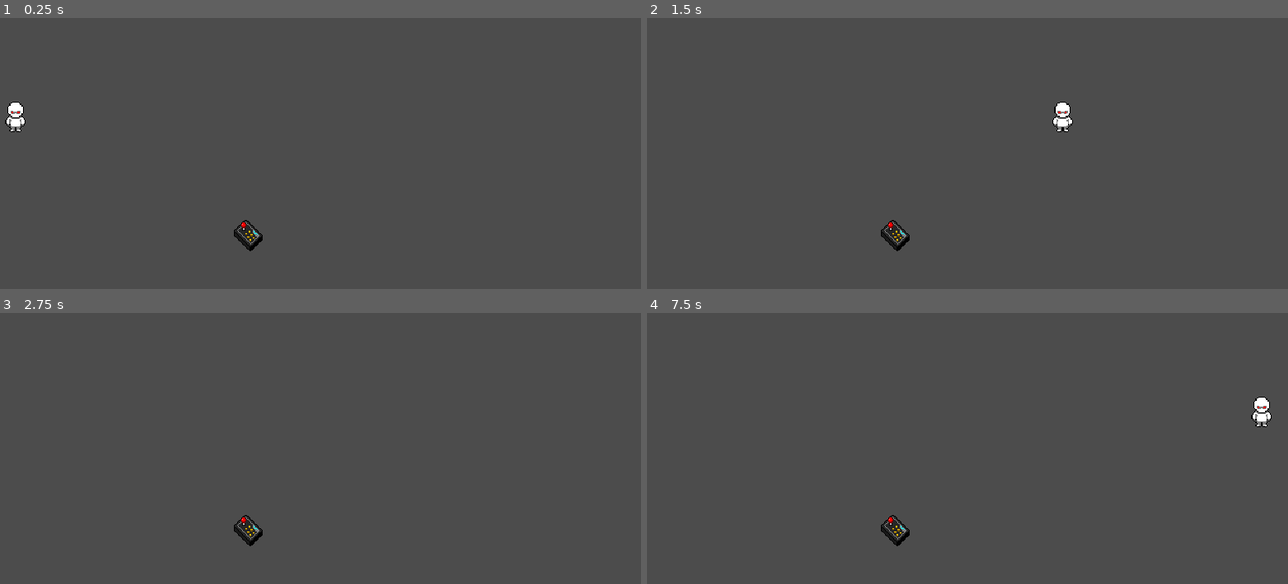
Above: before the commit, frames 1-4 (two rows, left to right).
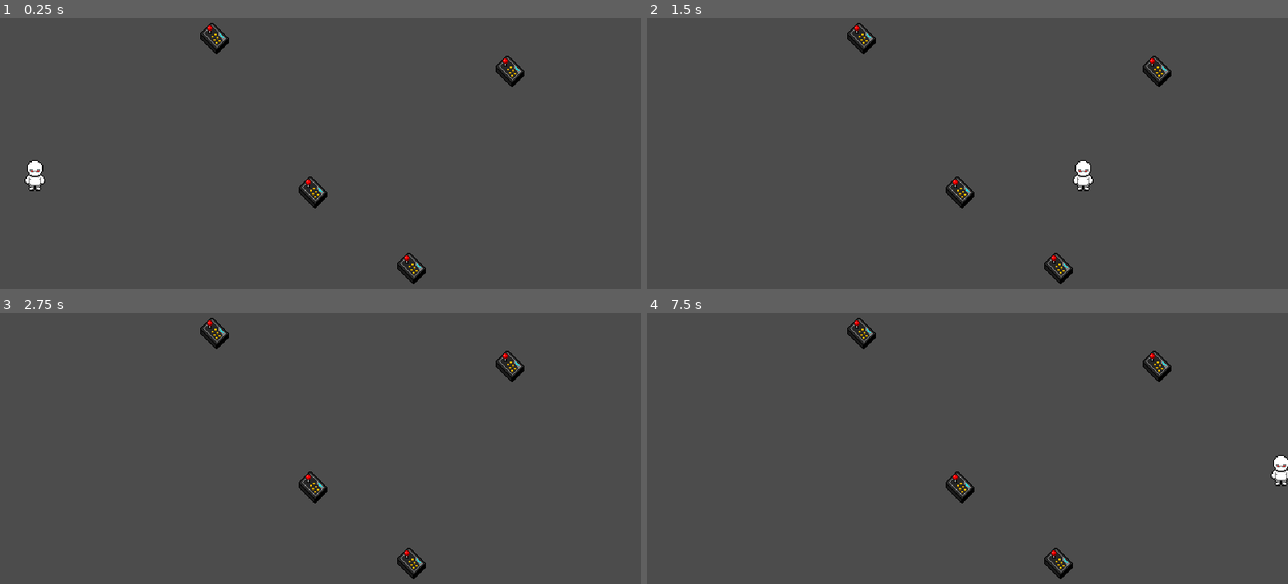
Above: after the commit, the same moments.

Repository: meowKen/LD49-GAME-GODOT
Game: Godot game, scene res://Scenes/Levels/PickItemTestScene.tscn
The game is run twice, just before and just after one commit, with the same random seed, the same clock (stepped at 60 frames per second) and the same inputs. This scene is started directly instead of the project's main scene.
Inputs (mouse positions are in pixels of both pictures, inside the frame that each line leads up to):
- Up to frame 1 (0.25 s): no input
- Up to frame 2 (1.5 s): tap Enter at 0.5 s; move the mouse to (1102, 137) at 0.52 s; hold Space (ui_select) 0.53-1.28 s; hold Right (ui_right) from 0.53 s (still down); tap X (ui_drop_item) at 0.6 s; click (1102, 137) at 0.67 s; move the mouse to (826, 175) at 1.27 s; tap Space (ui_select) at 1.35 s
- Up to frame 3 (2.75 s): tap Space (ui_select) at 1.52, 1.82 s; tap X (ui_drop_item) at 1.55, 2.1 s; move the mouse to (378, 369) at 2.02 s; release Right (ui_right) at 2.03 s; hold Left (ui_left) from 2.03 s (still down); hold Space (ui_select) from 2.03 s (still down)
- Up to frame 4 (7.5 s): move the mouse to (929, 524) at 2.77 s; release Left (ui_left) at 2.78 s; release Space (ui_select) at 2.78 s; hold Right (ui_right) 2.78-4.28 s; tap X (ui_drop_item) at 2.85, 4.35, 5.1, 6.05, 6.6, 7.35 s; click (929, 524) at 2.92 s; tap Space (ui_select) at 3.02, 3.32, 4.52, 4.82, 5.85, 6.02, 6.32 s; tap Enter at 3.5, 5 s; move the mouse to (1159, 508) at 3.52 s; hold Space (ui_select) 3.53-4.28 s; move the mouse to (762, 397) at 4.27 s; hold Left (ui_left) 4.28-5.03 s; move the mouse to (993, 451) at 5.02 s; hold Right (ui_right) 5.03-5.78 s; hold Space (ui_select) 5.03-5.78 s; click (993, 451) at 5.17 s; move the mouse to (858, 359) at 5.77 s; hold Left (ui_left) 5.78-7.28 s; move the mouse to (1102, 432) at 6.52 s; hold Space (ui_select) 6.53-7.28 s; move the mouse to (826, 470) at 7.27 s; hold Right (ui_right) from 7.28 s (still down); click (826, 470) at 7.42 s

The runs differ from the first frame. In frame 1, 2.1% of the frame differs, in the area x 0-82%, y 1-99%; in frame 2, 2.1%; in frame 3, 1.5%; in frame 4, 2.0%.

Commit message:
feature: Add drop item and don't take item if one already in hands

Diff:
--- a/Scenes/Levels/PickItemTestScene.tscn
+++ b/Scenes/Levels/PickItemTestScene.tscn
@@ -6,8 +6,21 @@
 [node name="PickItemTestScene" type="Node"]
 
 [node name="EmitGreen" parent="." instance=ExtResource( 1 )]
-position = Vector2( 30.216, 140.525 )
+position = Vector2( 49.2919, 197.734 )
 
 [node name="Extinguisher" parent="." instance=ExtResource( 2 )]
+position = Vector2( 320, 213.734 )
+
+[node name="Extinguisher2" parent="." instance=ExtResource( 2 )]
+position = Vector2( 416, 288 )
+
+[node name="Extinguisher3" parent="." instance=ExtResource( 2 )]
+position = Vector2( 512, 96 )
+
+[node name="Extinguisher4" parent="." instance=ExtResource( 2 )]
+position = Vector2( 224, 64 )
 
 [connection signal="pick_me_up" from="Extinguisher" to="EmitGreen" method="_on_Extinguisher_pick_me_up"]
+[connection signal="pick_me_up" from="Extinguisher2" to="EmitGreen" method="_on_Extinguisher_pick_me_up"]
+[connection signal="pick_me_up" from="Extinguisher3" to="EmitGreen" method="_on_Extinguisher_pick_me_up"]
+[connection signal="pick_me_up" from="Extinguisher4" to="EmitGreen" method="_on_Extinguisher_pick_me_up"]
--- a/Scenes/Objects/emit_green_character.tscn
+++ b/Scenes/Objects/emit_green_character.tscn
@@ -25,7 +25,7 @@
 radius = 32.0
 
 [node name="EmitGreen" type="KinematicBody2D"]
-position = Vector2( -127.376, 148.987 )
+position = Vector2( -269.274, 223.766 )
 z_index = 1
 script = ExtResource( 5 )
 __meta__ = {
--- a/Scripts/Items/Extinguisher.gd
+++ b/Scripts/Items/Extinguisher.gd
@@ -6,6 +6,7 @@
 signal pick_me_up
 
 var player_in_range = false
+var item_name = "Extinguisher"
 # Called when the node enters the scene tree for the first time.
 func _ready():
 	pass # Replace with function body.
--- a/Scripts/Movement/TopDownMovement.gd
+++ b/Scripts/Movement/TopDownMovement.gd
@@ -27,12 +27,17 @@
 	var left = int(Input.is_action_pressed("ui_left"))
 	var up = int(Input.is_action_pressed("ui_up"))
 	var down = int(Input.is_action_pressed("ui_down"))
-	var drop_item = int(Input.is_action_just_pressed("ui_drop_item"))
 
 	# Drop item if necessary
-	if drop_item:
+	if Input.is_action_just_pressed("ui_drop_item"):
 		handled_item = null
 
+	# Use item if necessary
+	if Input.is_action_pressed("ui_select"):
+		if (handled_item != null):
+			print("using item " + handled_item.item_name)
+		else:
+			print("try using no item")
 	# Compute axises
 	x_axis = right - left
 	y_axis = down - up
@@ -56,5 +61,9 @@
 		handled_item.set_position(item_pos)
 
 func _on_Extinguisher_pick_me_up(item):
-	print("J'ai pris l'extincteur")
-	handled_item = item
+	if handled_item == null:
+		print("Took the " + item.item_name)
+		handled_item = item
+	else:
+		print("Didn't took the " + item.item_name)
+		print("Already handling" + handled_item.item_name)
